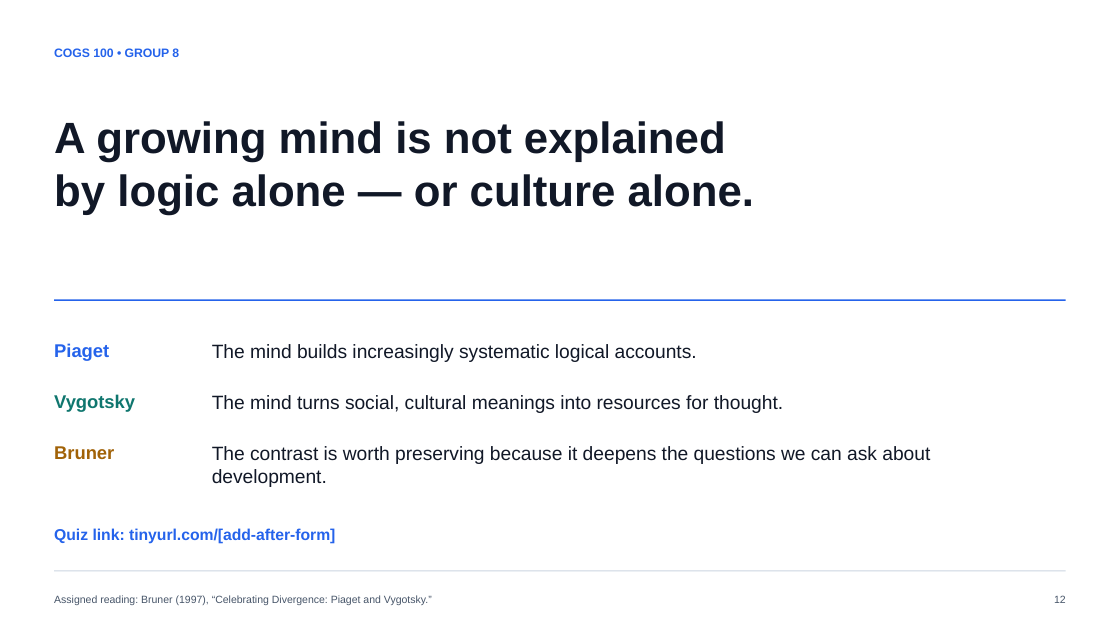
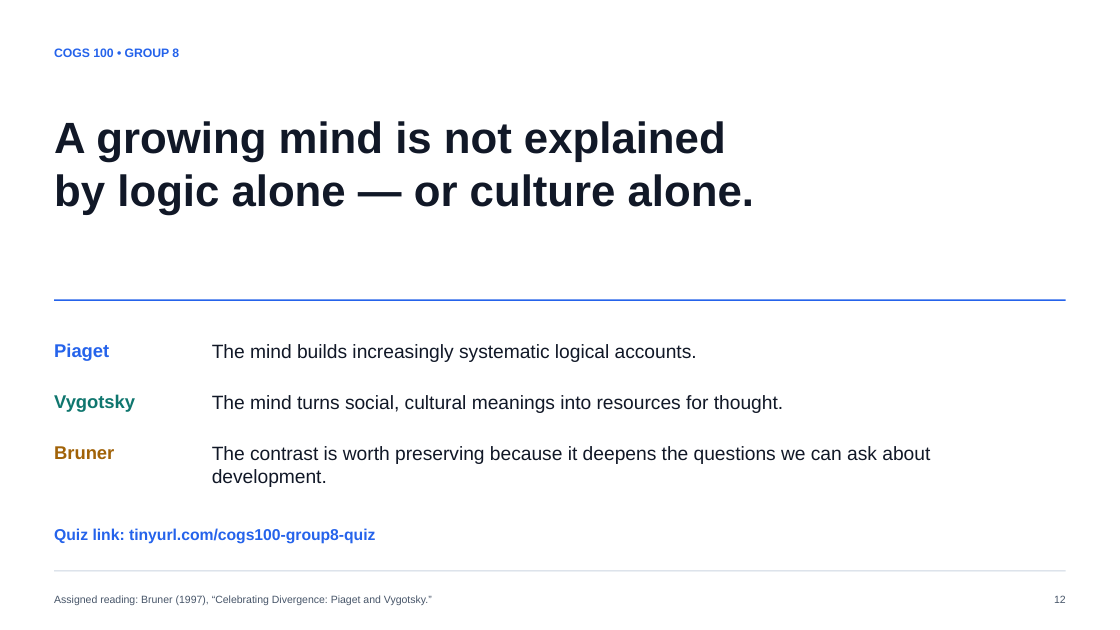
Before and after one commit to j-a-v-e-n/knowledge-vault, a slide deck: slide 12 of outputs/COGS100_Group8_Piaget_Vygotsky.pptx. Drawn at 1120x630 pixels with LibreOffice and Linux fonts; fonts in the diff are those of the drawing. Boxes give left, top, right and bottom in pixels: in the first picture for what was removed or moved away, otherwise in the second. Text is boxed around its words. In the diff, an @@ line names an element or a change of style, - is before the commit and + after.

```diff
--- a/outputs/COGS100_Group8_Piaget_Vygotsky.pptx
+++ b/outputs/COGS100_Group8_Piaget_Vygotsky.pptx
@@ text at (54, 528, 375, 544): text changed @@
-Quiz link: tinyurl.com/[add-after-form]
+Quiz link: tinyurl.com/cogs100-group8-quiz
```
Also in this commit, not shown: 1 other slide changed, 13 other files.
